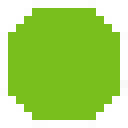
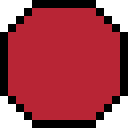
Layered file, before and after one edit (128 × 128). Changes by layer:
hid "Background copy #4", painted on it over 0, 0, 128, 128
showed "Background copy #1", painted on it over 0, 0, 128, 128
showed "Background copy" over 0, 0, 128, 128
